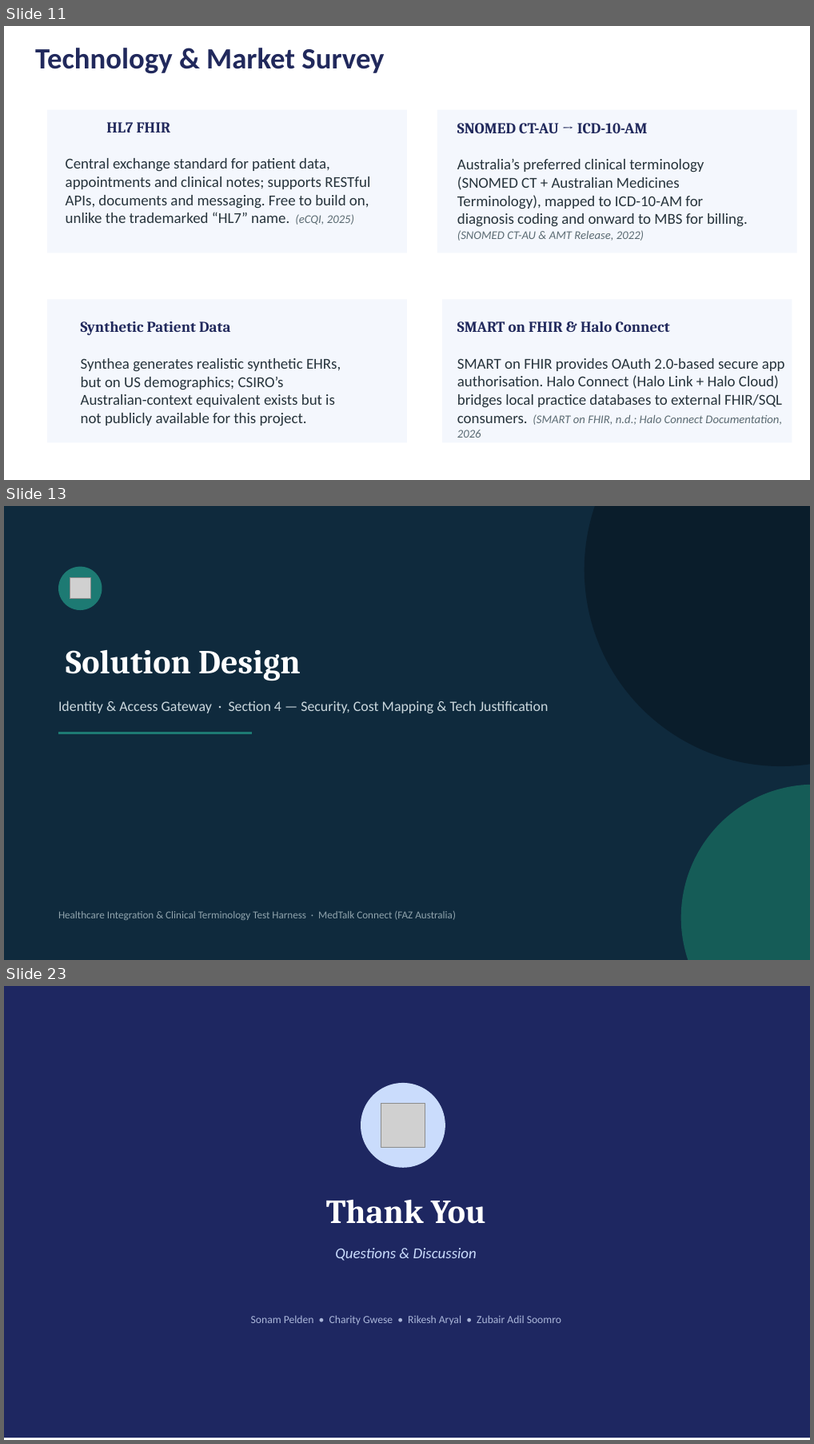
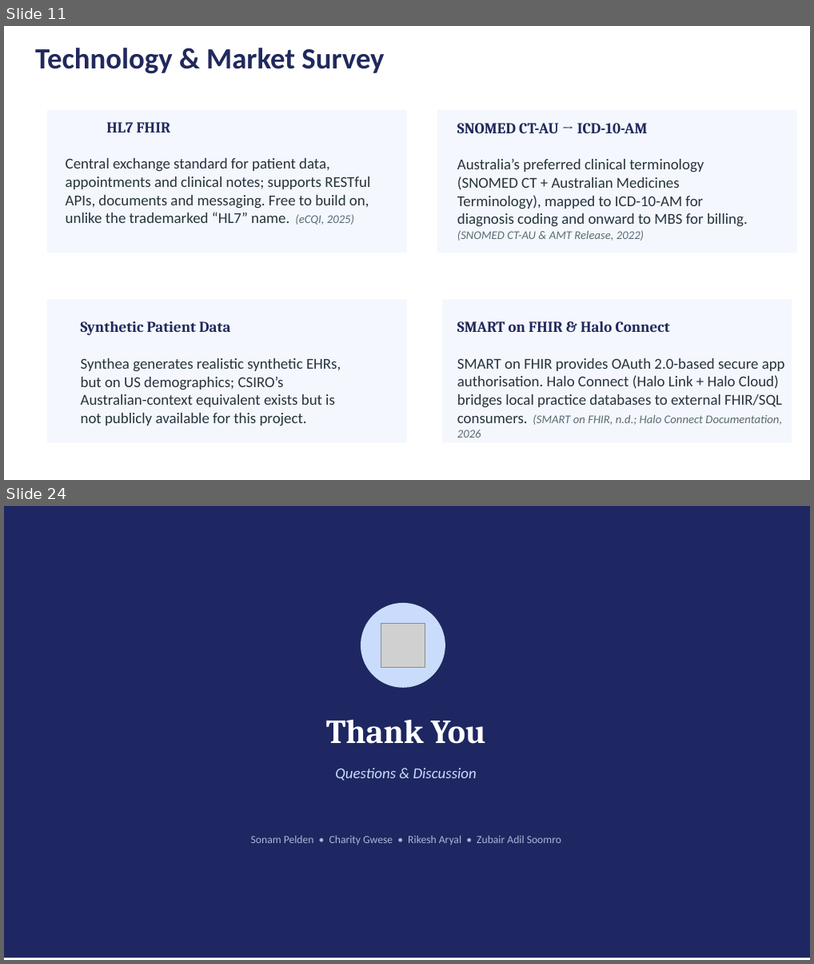
Before and after one commit to SkinnySeal17/HEAALTHCARE_SYSTEM, a slide deck: DOCUMENTS/Presentation_Assignment2.pptx. Shown one above the other, each under a label of ours: slides 11, 13 and 23 before the commit, slides 11 and 24 after it; the slides between them are not shown. The pictures are 814x1444 and 814x964 pixels, drawn with LibreOffice and Linux fonts; fonts in the diff are those of the drawing; grey boxes stand for pictures. Boxes give left, top, right and bottom in pixels: in the first picture for what was removed or moved away, otherwise in the second. Text is boxed around its words. In the diff, an @@ line names an element or a change of style, - is before the commit and + after.

```diff
--- a/DOCUMENTS/Presentation_Assignment2.pptx
+++ b/DOCUMENTS/Presentation_Assignment2.pptx
@@ slide 13 removed at bbox=[4, 506, 810, 960], background #0F2A3D @@
@@ ellipse removed at bbox=[585, 506, 810, 766] @@
@@ ellipse removed at bbox=[58, 567, 102, 610] @@
@@ picture removed at bbox=[70, 578, 91, 599] @@
@@ text removed at bbox=[66, 650, 301, 681] @@
-Solution Design
@@ text removed at bbox=[58, 700, 549, 713] @@
-Identity & Access Gateway · Section 4 — Security, Cost Mapping & Tech Justification
@@ line removed from (58, 733) to (252, 733) @@
@@ ellipse removed at bbox=[682, 784, 810, 960] @@
@@ text removed at bbox=[58, 911, 456, 920] @@
-Healthcare Integration & Clinical Terminology Test Harness · MedTalk Connect (FAZ Australia)
@@ what was slide 23 is now slide 24 @@
```
Also in this commit, not shown: 10 slides changed, 4 slides added, 2 other slides removed.
